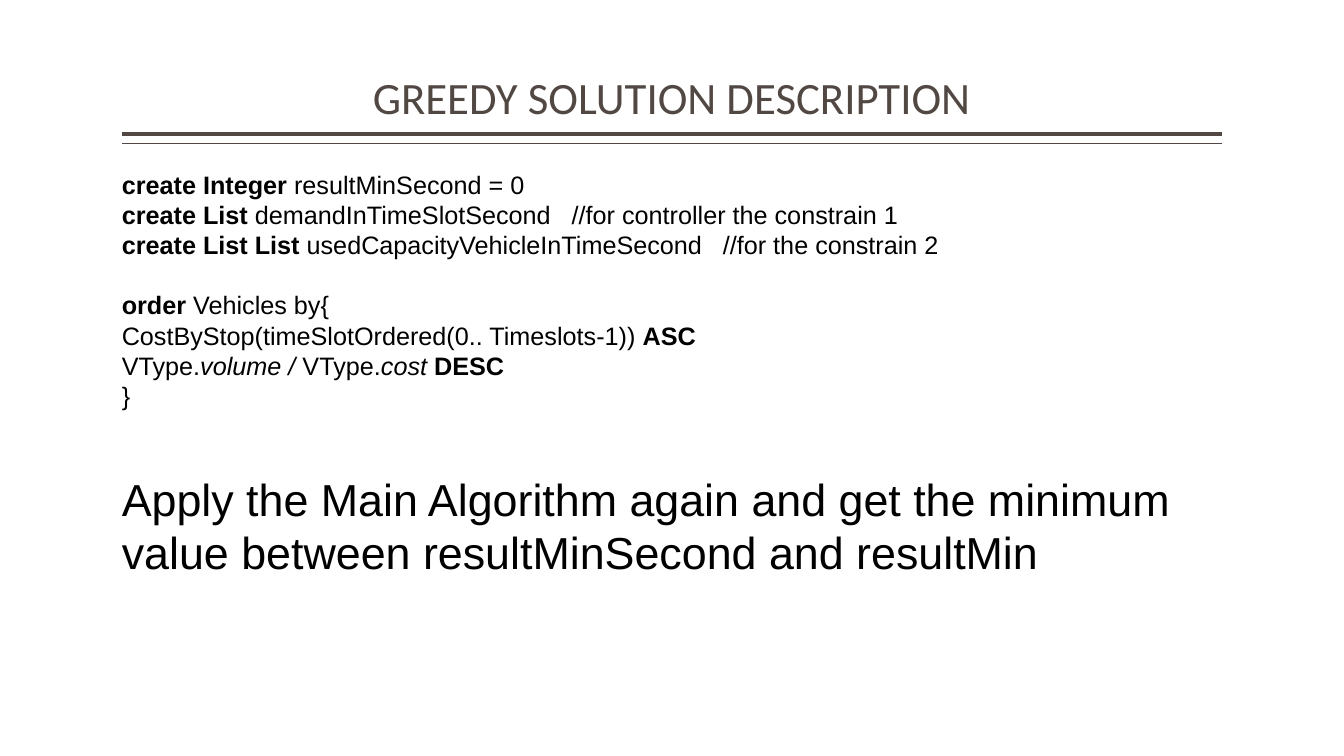
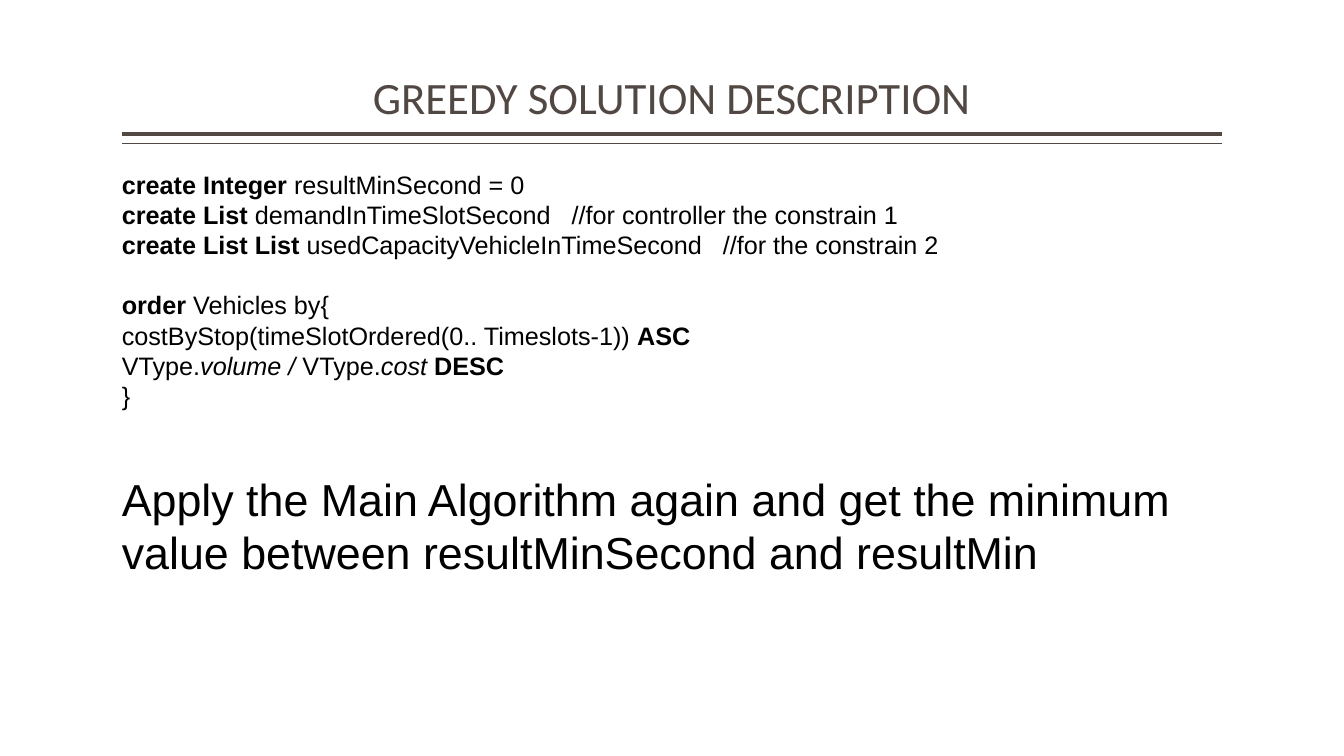
Before and after one commit to averanes/BinPackingProblem, a slide deck: slide 9 of bpdmo_greedy.pptx. Drawn at 1344x756 pixels with LibreOffice and Linux fonts; fonts in the diff are those of the drawing. Boxes give left, top, right and bottom in pixels: in the first picture for what was removed or moved away, otherwise in the second. Text is boxed around its words. In the diff, an @@ line names an element or a change of style, - is before the commit and + after.

```diff
--- a/bpdmo_greedy.pptx
+++ b/bpdmo_greedy.pptx
@@ text at (122,326,690,350): text changed @@
-CostByStop(timeSlotOrdered(0.. Timeslots-1)) ASC
+costByStop(timeSlotOrdered(0.. Timeslots-1)) ASC
```
Also in this commit, not shown: 6 other slides changed, 1 slide added, 1 slide removed.
